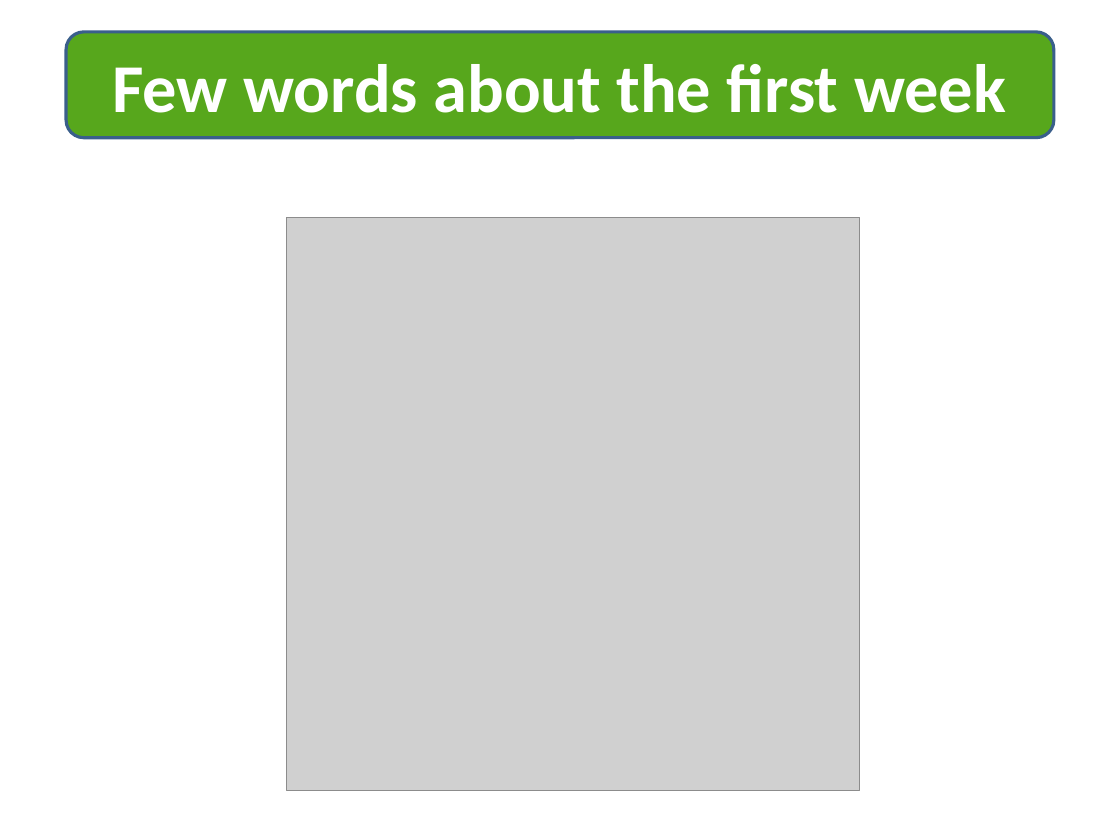
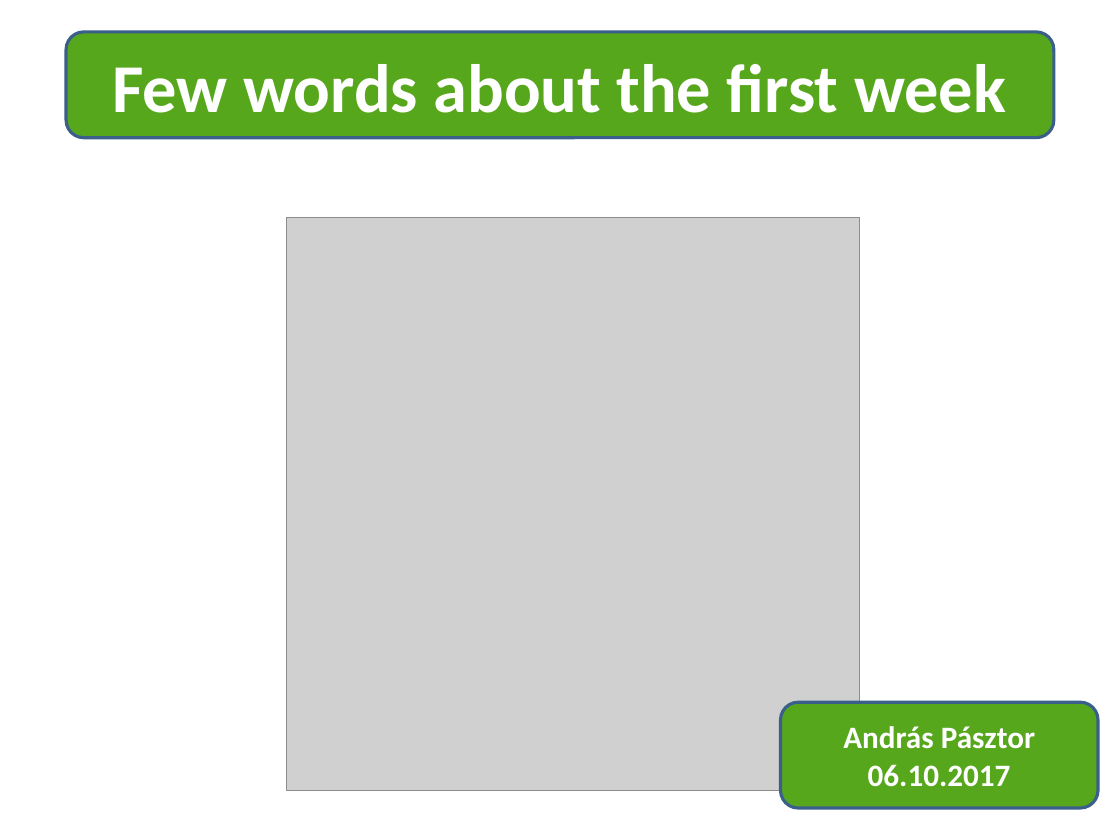
Before and after one commit to green-fox-academy/paff-tm, a slide deck: slide 1 of week-01/day-5/w1pr.pptx. Drawn at 1120x840 pixels with LibreOffice and Linux fonts; fonts in the diff are those of the drawing; grey boxes stand for pictures. Boxes give left, top, right and bottom in pixels: in the first picture for what was removed or moved away, otherwise in the second. Text is boxed around its words. In the diff, an @@ line names an element or a change of style, - is before the commit and + after.

Commit message:
update the demo of w1

```diff
--- a/week-01/day-5/w1pr.pptx
+++ b/week-01/day-5/w1pr.pptx
@@ rounded rectangle added at (x1=781, y1=702, x2=1098, y2=808), fill #57A71C, outline #3A5F8C 2 pt, 20 pt, text #FFFFFF, bold @@
+András Pásztor
+06.10.2017
```
